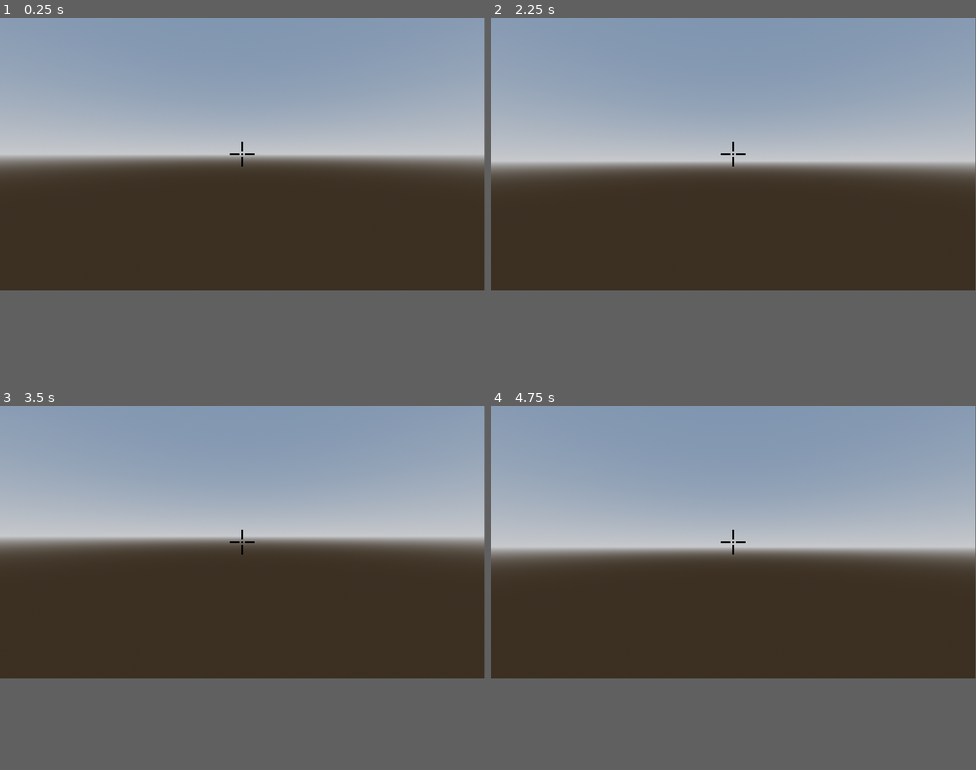
Above: before the commit, frames 1-4 (two rows, left to right).
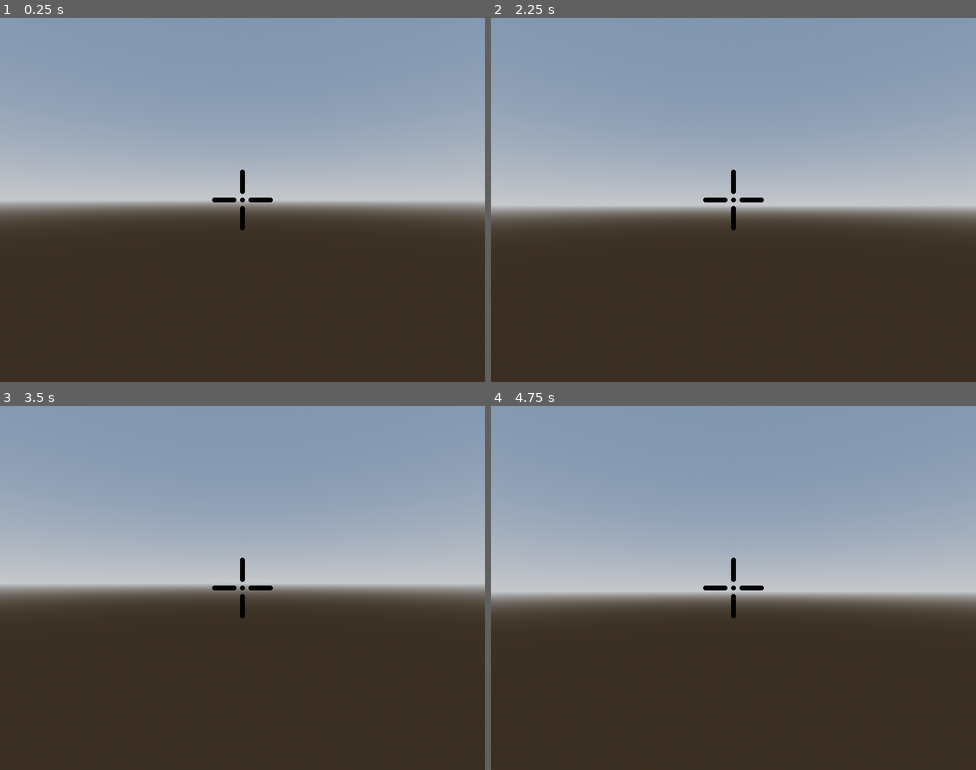
Above: after the commit, the same moments.

Repository: avndreas/Bigmode-2025
Game: Godot game, scene res://scenes/test.tscn
The game is run twice, just before and just after one commit, with the same random seed, the same clock (stepped at 60 frames per second) and the same inputs.
Inputs (mouse positions are in pixels of both pictures, inside the frame that each line leads up to):
- Up to frame 1 (0.25 s): no input
- Up to frame 2 (2.25 s): tap Enter at 0.5 s; move the mouse to (757, 152) at 0.52 s; hold E (interact, bound only after the commit) 0.53-1.28 s; hold W (move_forward) from 0.53 s (still down); tap Space (jump) at 0.77, 1.52, 2 s; move the mouse to (709, 156) at 1.27 s; tap E (interact, bound only after the commit) at 1.35 s; move the mouse to (743, 149) at 2.02 s; hold E (interact, bound only after the commit) from 2.03 s (still down)
- Up to frame 3 (3.5 s): keep holding W (move_forward); tap Enter at 2.75 s; move the mouse to (237, 547) at 2.77 s; release E (interact, bound only after the commit) at 2.78 s; tap E (interact, bound only after the commit) at 2.85 s; tap Space (jump) at 3.02 s
- Up to frame 4 (4.75 s): keep holding W (move_forward); tap Space (jump) at 3.5, 3.77, 4.52 s; move the mouse to (767, 544) at 3.52 s; hold E (interact, bound only after the commit) 3.53-4.28 s; tap Enter at 4.25 s; move the mouse to (694, 540) at 4.27 s; tap E (interact, bound only after the commit) at 4.35 s
In our replay, the window is 799x449 before the commit and 800x600 after it. These sizes can differ from the game's own. Grey fills any space a smaller window leaves; there, only what the larger window draws over its background counts as a difference.

The runs differ from the first frame. In frame 1, 22% of the frame differs, in the area x 0-100%, y 0-59%; in frame 2, 22%; in frame 3, 23%; in frame 4, 22%.

Commit message:
Added critical event timer and looking at objects/basic interaction Looking at an object with a label can set it to visible
Signed-off-by: Ethan Wellenreiter <ewellenreiter@gmail.com>

Diff:
--- a/project.godot
+++ b/project.godot
@@ -17,8 +17,8 @@
 
 [display]
 
-window/size/viewport_width=1920
-window/size/viewport_height=1080
+window/size/viewport_width=800
+window/size/viewport_height=600
 
 [input]
 
@@ -52,12 +52,19 @@
 "events": [Object(InputEventKey,"resource_local_to_scene":false,"resource_name":"","device":-1,"window_id":0,"alt_press …(191 unchanged characters)…
 ]
 }
+interact={
+"deadzone": 0.5,
+"events": [Object(InputEventKey,"resource_local_to_scene":false,"resource_name":"","device":-1,"window_id":0,"alt_pressed":false,"shift_pressed":false,"ctrl_pressed":false,"meta_pressed":false,"pressed":false,"keycode":0,"physical_keycode":69,"key_label":0,"unicode":101,"location":0,"echo":false,"script":null)
+]
+}
 
 [layer_names]
 
 3d_physics/layer_1="Player"
 3d_physics/layer_2="Wall"
 3d_physics/layer_3="Interactable"
+3d_physics/layer_4="Named"
+
 
 [rendering]
 
--- a/scenes/player.tscn
+++ b/scenes/player.tscn
@@ -1,7 +1,8 @@
-[gd_scene load_steps=4 format=3 uid="uid://bp2bgxhmng23o"]
+[gd_scene load_steps=5 format=3 uid="uid://bp2bgxhmng23o"]
 
 [ext_resource type="Script" path="res://scripts/player.gd" id="1_rhd8k"]
 [ext_resource type="Texture2D" uid="uid://dte3wq3upbudu" path="res://assets/1545215.png" id="2_i80d8"]
+[ext_resource type="Script" path="res://scripts/looking_at_check.gd" id="3_wb2xg"]
 
 [sub_resource type="CapsuleShape3D" id="CapsuleShape3D_chi0x"]
 
@@ -39,5 +40,8 @@
 texture = ExtResource("2_i80d8")
 expand_mode = 1
 
-[node name="RayCast3D" type="RayCast3D" parent="."]
-collision_mask = 4
+[node name="RayCast3D" type="RayCast3D" parent="Camera3D"]
+target_position = Vector3(0, 0, -1)
+collision_mask = 12
+collide_with_areas = true
+script = ExtResource("3_wb2xg")
--- a/scenes/test.tscn
+++ b/scenes/test.tscn
@@ -1,6 +1,7 @@
-[gd_scene load_steps=8 format=3 uid="uid://5ixwdm5s0yll"]
+[gd_scene load_steps=10 format=3 uid="uid://5ixwdm5s0yll"]
 
-[ext_resource type="PackedScene" uid="uid://q5dvsyevr1w3" path="res://scenes/player.tscn" id="1_ukhir"]
+[ext_resource type="PackedScene" uid="uid://bp2bgxhmng23o" path="res://scenes/player.tscn" id="1_ukhir"]
+[ext_resource type="Script" path="res://scripts/critical_event.gd" id="2_2attc"]
 
 [sub_resource type="PhysicsMaterial" id="PhysicsMaterial_ak0qb"]
 
@@ -21,6 +22,8 @@
 sky = SubResource("Sky_b0xt8")
 tonemap_mode = 2
 glow_enabled = true
+
+[sub_resource type="SphereShape3D" id="SphereShape3D_wl3on"]
 
 [node name="Test" type="Node3D"]
 
@@ -44,3 +47,21 @@
 [node name="DirectionalLight3D" type="DirectionalLight3D" parent="."]
 transform = Transform3D(-0.866025, -0.433013, 0.25, 0, 0.5, 0.866025, -0.5, 0.75, -0.433013, 0, 0, 0)
 shadow_enabled = true
+
+[node name="RigidBody3D" type="RigidBody3D" parent="."]
+transform = Transform3D(1, 0, 0, 0, 1, 0, 0, 0, 1, -2.73689, 0, 0)
+collision_layer = 8
+
+[node name="CollisionShape3D" type="CollisionShape3D" parent="RigidBody3D"]
+shape = SubResource("SphereShape3D_wl3on")
+
+[node name="CSGSphere3D" type="CSGSphere3D" parent="RigidBody3D/CollisionShape3D"]
+
+[node name="Label3D" type="Label3D" parent="RigidBody3D"]
+transform = Transform3D(1, 0, 0, 0, 1, 0, 0, 0, 1, 0, 0.75, 0)
+visible = false
+billboard = 2
+text = "BANANANANANANA"
+
+[node name="CriticalEvent" type="Node3D" parent="RigidBody3D"]
+script = ExtResource("2_2attc")
--- /dev/null
+++ b/scripts/critical_event.gd
@@ -0,0 +1,37 @@
+extends Node3D
+class_name CriticalEvent
+
+@export var time : float = 1
+var timer : Timer
+@export var crit_time : float = -1
+var label : Label3D
+var base_time : float = 30
+
+# Called when the node enters the scene tree for the first time.
+func _ready() -> void:
+	timer = Timer.new()
+	label = Label3D.new()
+	add_child(timer)
+	add_child(label)
+	base_time = crit_time if crit_time >= 0 else base_time # default 30 second crit time
+	timer.wait_time = base_time
+	#print(crit_time if not crit_time >= 0 else 30)
+	#timer.start(crit_time if crit_time >= 0 else 30)
+	timer.start()
+	timer.autostart = false
+	label.visible = true
+	#label.text = str(timer.time_left)
+	label.position.y = 1
+	label.billboard = BaseMaterial3D.BILLBOARD_FIXED_Y
+	#label.text = ""
+
+#
+#
+# Called every frame. 'delta' is the elapsed time since the previous frame.
+func _process(delta: float) -> void:
+	print(timer.time_left)
+	label.text = str(timer.time_left).pad_decimals(0)
+
+func reset_timer_to_max() -> void:
+	timer.stop()
+	timer.start()
--- /dev/null
+++ b/scripts/looking_at_check.gd
@@ -0,0 +1,68 @@
+extends RayCast3D
+
+
+var last_looked_at : Node
+var interact_time : float
+var time_check : float
+
+var range : float = 3
+
+# Called when the node enters the scene tree for the first time.
+func _ready() -> void:
+	#pass # Replace with function body.
+	target_position *= range
+
+func set_label(obj, on : bool):
+	if not obj == null:
+		for child in obj.get_children():
+			if child is Label3D or child is Label:
+				child.visible = on
+
+func check_interact_time(obj, cur_time : float):
+	if not obj == null:
+		for child in obj.get_children():
+			if child is CriticalEvent:
+				print(cur_time)
+				if child.time <= cur_time:
+					#print("good")
+					child.reset_timer_to_max()
+					#set_label(child, true)
+
+
+# Called every frame. 'delta' is the elapsed time since the previous frame.
+func _process(delta: float) -> void:
+	if is_colliding():
+		var colliding_obj = get_collider()
+		if colliding_obj != last_looked_at:
+			set_label(last_looked_at, false)
+
+
+		#print("hi")
+		if get_collision_mask_value(4): # 4 is hard coded as the collision layer number for named
+			#print("collide")
+			set_label(colliding_obj, true)
+
+		if get_collision_mask_value(3):
+			#colliding_obj
+			if Input.is_action_pressed("interact"):
+				if last_looked_at != colliding_obj:
+					interact_time = 0
+				else:
+					interact_time += delta
+
+				check_interact_time(colliding_obj, interact_time)
+			else:
+				interact_time = 0
+
+
+
+
+
+
+
+		last_looked_at = colliding_obj
+	else:
+		set_label(last_looked_at, false)
+		#if not Input.is_action_pressed("interact"):
+			#interact_time = 0
+		last_looked_at = null
--- a/scripts/player.gd
+++ b/scripts/player.gd
@@ -16,7 +16,7 @@
 	if event is InputEventMouseMotion and Input.mouse_mode >= Input.MOUSE_MODE_CAPTURED:
 		rotate_y(-event.relative.x * mouse_sensitivity_y)
 		$Camera3D.rotate_x(-event.relative.y * mouse_sensitivity_x)
-		$Camera3D.rotation.x = clampf($Camera3D.rotation.x, -deg_to_rad(70), deg_to_rad(70))
+		$Camera3D.rotation.x = clampf($Camera3D.rotation.x, -deg_to_rad(89), deg_to_rad(89)) # has the bounds on the up and down looking
 
 
 	if event.is_action_released("escape"):
